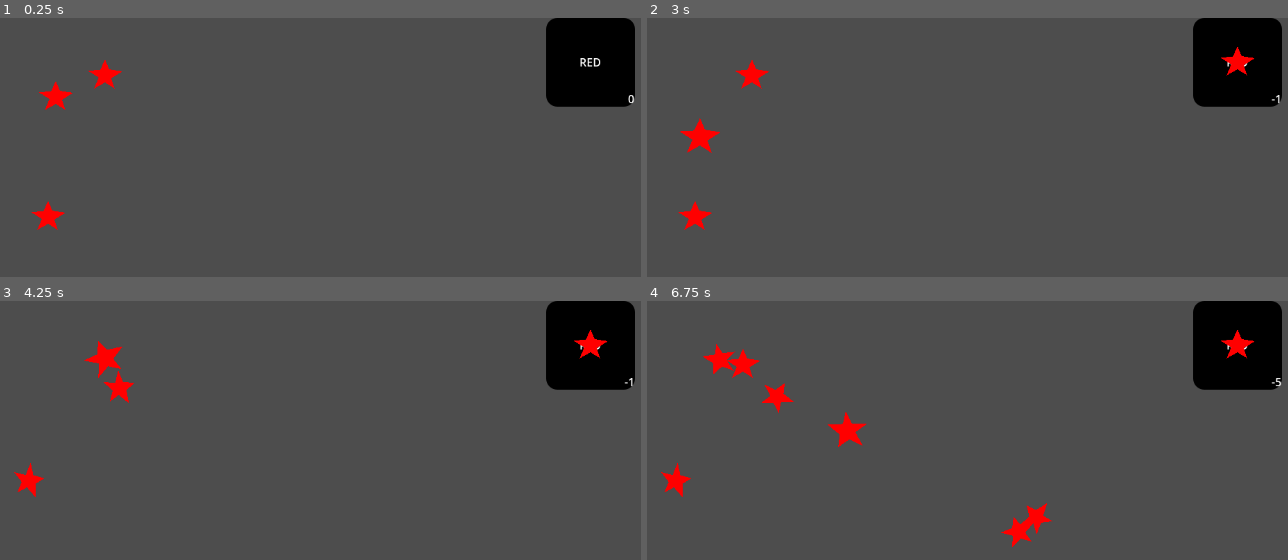
Above: before the commit, frames 1-4 (two rows, left to right).
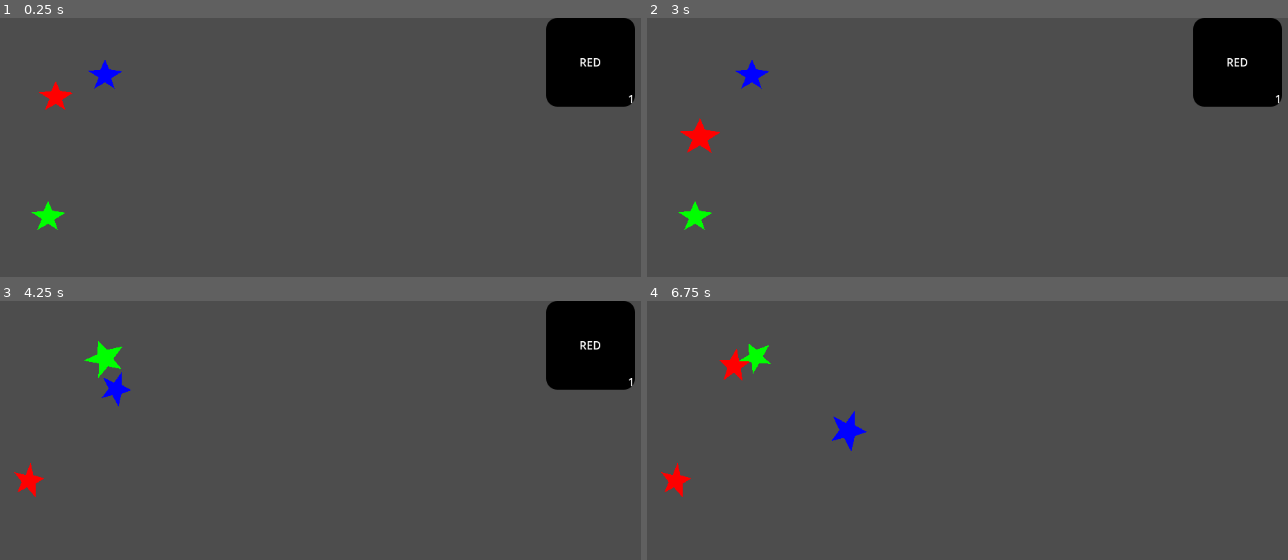
Above: after the commit, the same moments.

Repository: beyondchan28/CollectingStars
Game: Godot game, scene res://Scenes/game.tscn
Same seed, same stepped clock (60 frames per second), same inputs: the game is played once before the commit and once after it. The engine's default icon, where the game draws it, is replaced by a stand-in: a white triangle on a blue panel in a dark square.
Inputs (mouse positions are in pixels of both pictures, inside the frame that each line leads up to):
- Up to frame 1 (0.25 s): no input
- Up to frame 2 (3 s): click "RED" at 0.5 s; click "RED" at 1.25 s; click "RED" at 2 s; tap Enter at 2.75 s; drag from (704, 95) to (698, 217) at 2.77 s
- Up to frame 3 (4.25 s): drag from (38, 508) to (102, 357) at 3.52 s
- Up to frame 4 (6.75 s): tap Space at 4.25, 6.5 s; move the mouse to (768, 389) at 4.27 s; click (768, 389) at 4.42 s; tap Enter at 5 s; drag from (1236, 345) to (743, 365) at 5.02 s; drag from (762, 347) to (1025, 526) at 5.77 s; drag from (755, 383) to (1025, 526) at 6.52 s

The runs differ from the first frame. In frame 1, 0.5% of the frame differs, in the area x 4-99%, y 16-82%; in frame 2, 0.7%; in frame 3, 0.9%; in frame 4, 6.5%, in the area x 8-100%, y 0-95%.

Commit message:
Solve drag and drop bug

Diff:
--- a/Scenes/game.tscn
+++ b/Scenes/game.tscn
@@ -36,14 +36,6 @@
 [node name="StarButton" parent="CanvasLayer/StarInventory/StarContainer" instance=ExtResource("3_2cq3e")]
 layout_mode = 2
 
-[node name="RigidBody2D" type="RigidBody2D" parent="."]
-position = Vector2(110, 126)
-gravity_scale = 0.0
-contact_monitor = true
-
-[node name="CollisionPolygon2D" type="CollisionPolygon2D" parent="RigidBody2D"]
-polygon = PackedVector2Array(0, -25, -6, -7, -21, 0, -6, 6, 0, 21, 6, 5, 22, 0, 6, -6)
-
 [node name="StarsParent" type="Node2D" parent="."]
 
 [node name="Star" parent="StarsParent" instance=ExtResource("1_ajy5d")]
@@ -51,9 +43,11 @@
 
 [node name="Star2" parent="StarsParent" instance=ExtResource("1_ajy5d")]
 position = Vector2(156, 287)
+_type = 1
 
 [node name="Star3" parent="StarsParent" instance=ExtResource("1_ajy5d")]
 position = Vector2(238, 83)
+_type = 2
 
 [node name="StaticBody2D" type="StaticBody2D" parent="."]
 
@@ -66,11 +60,11 @@
 shape = SubResource("RectangleShape2D_18jwe")
 
 [node name="CollisionShape2D3" type="CollisionShape2D" parent="StaticBody2D"]
-position = Vector2(577, 662)
+position = Vector2(577, 688)
 rotation = -1.57079
 shape = SubResource("RectangleShape2D_7snrj")
 
 [node name="CollisionShape2D4" type="CollisionShape2D" parent="StaticBody2D"]
-position = Vector2(560, -22)
+position = Vector2(560, -37)
 rotation = 1.57081
 shape = SubResource("RectangleShape2D_7snrj")
--- a/Scenes/star.tscn
+++ b/Scenes/star.tscn
@@ -3,6 +3,7 @@
 [ext_resource type="Script" path="res://Scripts/star.gd" id="1_8jruo"]
 
 [sub_resource type="PhysicsMaterial" id="PhysicsMaterial_on0nd"]
+rough = true
 bounce = 1.0
 absorbent = true
 
--- a/Scripts/star.gd
+++ b/Scripts/star.gd
@@ -4,7 +4,7 @@
 	RED, GREEN, BLUE
 }
 
-@export var _type := StarType.RED
+@export var _type :StarType
 
 func _ready() -> void:
 	match _type:
@@ -14,7 +14,6 @@
 			$Display.color = Color.GREEN
 		StarType.BLUE:
 			$Display.color = Color.BLUE
-
 
 	$PickArea.input_event.connect(_on_star_clicked)
 	$PickArea.mouse_entered.connect(_on_star_mouse_entered)
--- a/Scripts/star_button.gd
+++ b/Scripts/star_button.gd
@@ -2,20 +2,14 @@
 
 @onready var _stars_parent: Node2D = $"../../../../StarsParent"
 
-@export var _star_amount := 0 # how many star this button contain
+@export var _star_amount := 1 # how many star this button contain
 @export var _star_type := Star.StarType.RED
 
 const _star := preload("res://Scenes/star.tscn")
 
 func _ready() -> void:
+	_set_label()
 	$AmountLabel.text = str(_star_amount)
-	match _star_type:
-		Star.StarType.RED:
-			$TypeLabel.text = "RED"
-		Star.StarType.GREEN:
-			$TypeLabel.text = "RED"
-		Star.StarType.BLUE:
-			$TypeLabel.text = "RED"
 	self.pressed.connect(_on_pressed)
 
 func _on_pressed() -> void:
@@ -30,6 +24,16 @@
 	if _star_amount == 0:
 		self.queue_free()
 
+func _set_label() -> void :
+	print(_star_type)
+	match _star_type:
+		Star.StarType.RED:
+			$TypeLabel.text = "RED"
+		Star.StarType.GREEN:
+			$TypeLabel.text = "GREEN"
+		Star.StarType.BLUE:
+			$TypeLabel.text = "BLUE"
+
 func increase_star_amount() -> void:
 	_star_amount += 1
 	$AmountLabel.text = str(_star_amount)
--- a/Scripts/star_inventory.gd
+++ b/Scripts/star_inventory.gd
@@ -17,11 +17,12 @@
 				_star.queue_free()
 				return
 		_add_new_star_button(_star)
+		_star.queue_free()
+
 
 
 func _add_new_star_button(s: Star) -> void:
 	var _new_star_button := _star_button.instantiate()
-	_new_star_button.increase_star_amount()
 	_new_star_button.set_star_type(s.get_type())
 	_star_container.add_child(_new_star_button)
 
